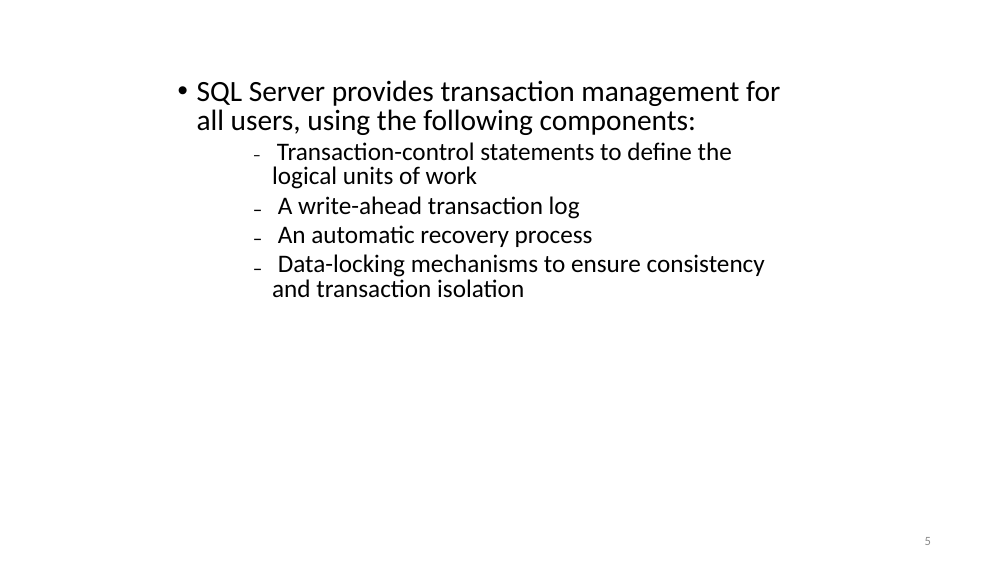
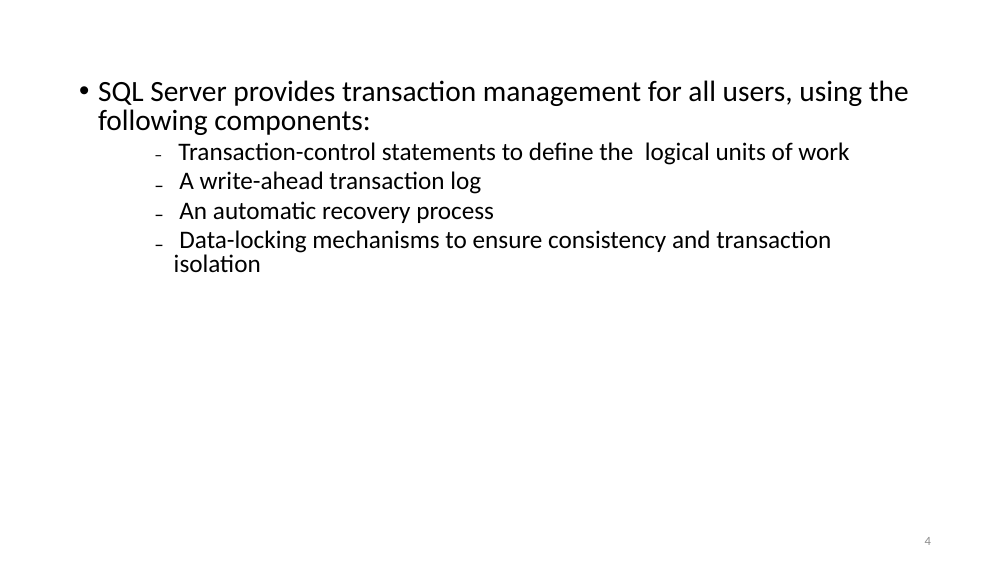
Before and after one commit to nashurgessa/DB-practices, a slide deck: slide 4 of Slides/transaction.pptx (slide 5 before the commit). Drawn at 1008x567 pixels with LibreOffice and Linux fonts; fonts in the diff are those of the drawing. Boxes give left, top, right and bottom in pixels: in the first picture for what was removed or moved away, otherwise in the second. Text is boxed around its words. In the diff, an @@ line names an element or a change of style, - is before the commit and + after.

```diff
--- a/Slides/transaction.pptx
+++ b/Slides/transaction.pptx
@@ text "SQL Server provides transaction management ..." rewrapped from [197,80,780,298] to [98,80,909,273] @@
@@ page number at [925,537,931,545]: text changed @@
-5
+4
```
Also in this commit, not shown: 13 other slides changed, 1 slide removed, 1 other file.
